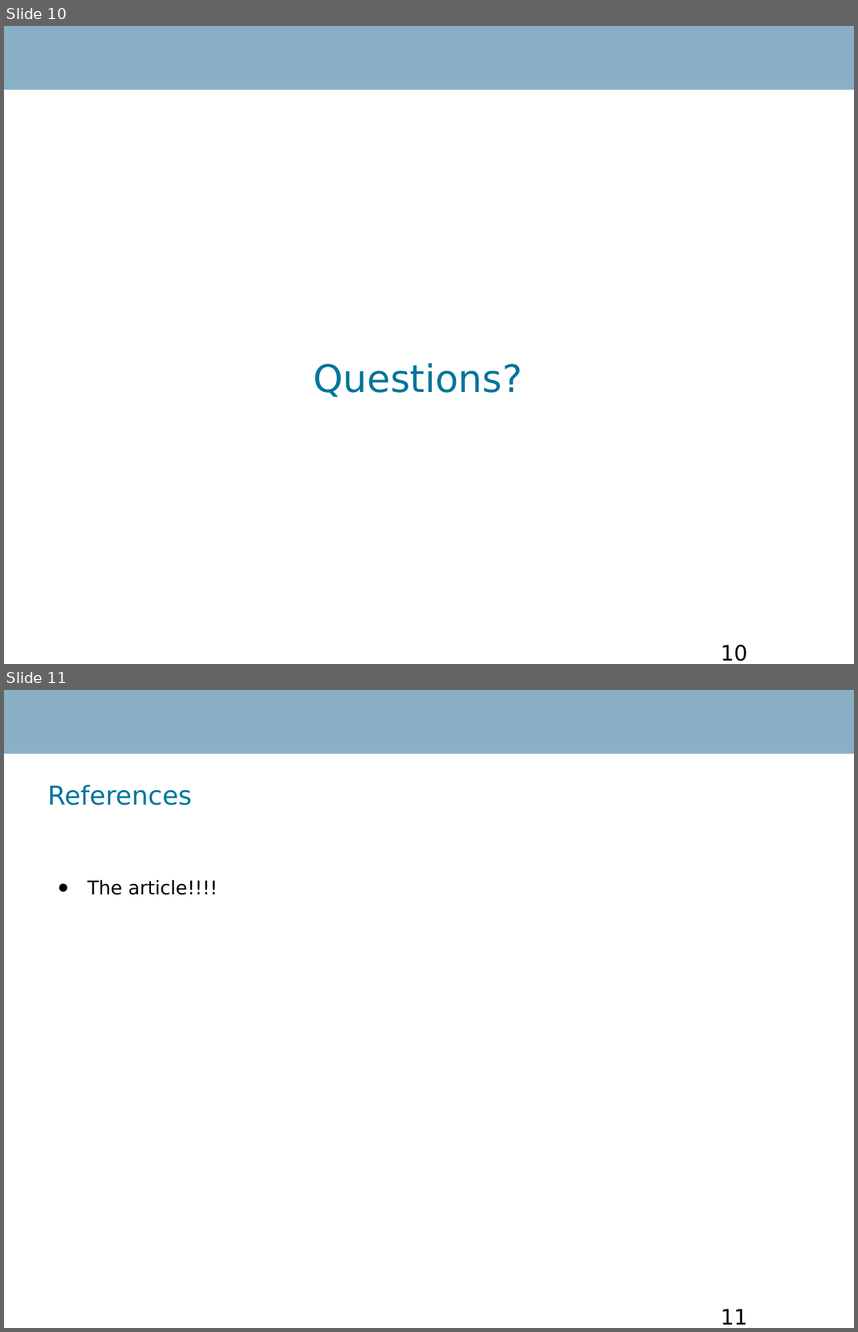
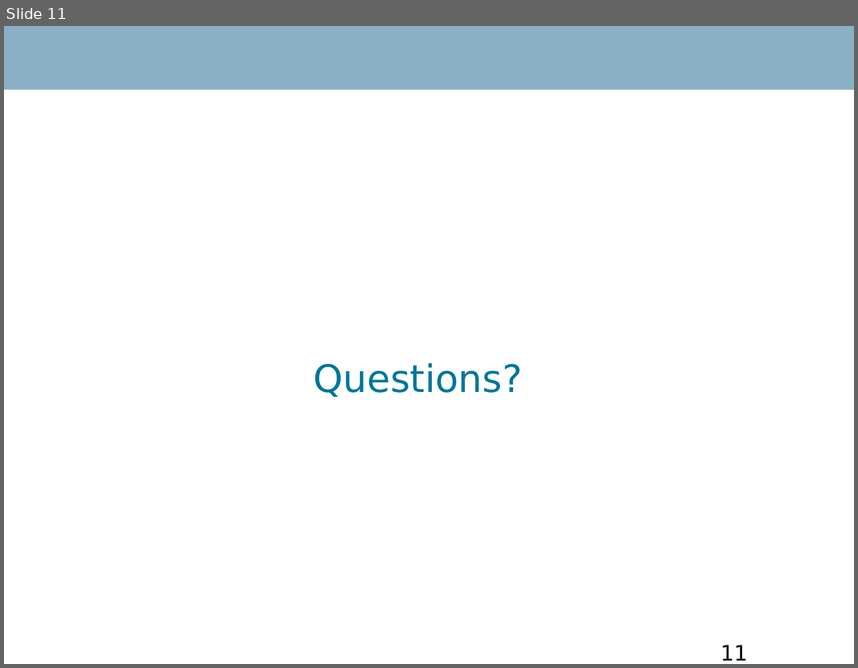
Before and after one commit to RobinTo/AdaptiveGame, a slide deck: IKT426 Research Seminar Report/presentation.ppt. Shown one above the other, each under a label of ours: slides 10 and 11 before the commit, slide 11 after it. The pictures are 858x1332 and 858x668 pixels, drawn with LibreOffice and Linux fonts; fonts in the diff are those of the drawing; background and template pictures are left out. Boxes give left, top, right and bottom in pixels: in the first picture for what was removed or moved away, otherwise in the second. Text is boxed around its words. In the diff, an @@ line names an element or a change of style, - is before the commit and + after.

```diff
--- a/IKT426 Research Seminar Report/presentation.ppt
+++ b/IKT426 Research Seminar Report/presentation.ppt
@@ slide 11 removed at bbox=[4, 690, 854, 1328], background #FFFFFF; not listed: 1 template element that a slide beside it also shows @@
@@ text removed at bbox=[47, 785, 192, 805] @@
-References
@@ text removed at bbox=[87, 880, 217, 895] @@
-● The article!!!!
@@ page number removed at bbox=[721, 1308, 748, 1324] @@
-11
@@ what was slide 10 is now slide 11 @@
@@ page number at bbox=[721, 644, 748, 660]: text changed @@
-10
+11
```
Also in this commit, not shown: 7 slides changed, 2 slides added, 1 other file.
